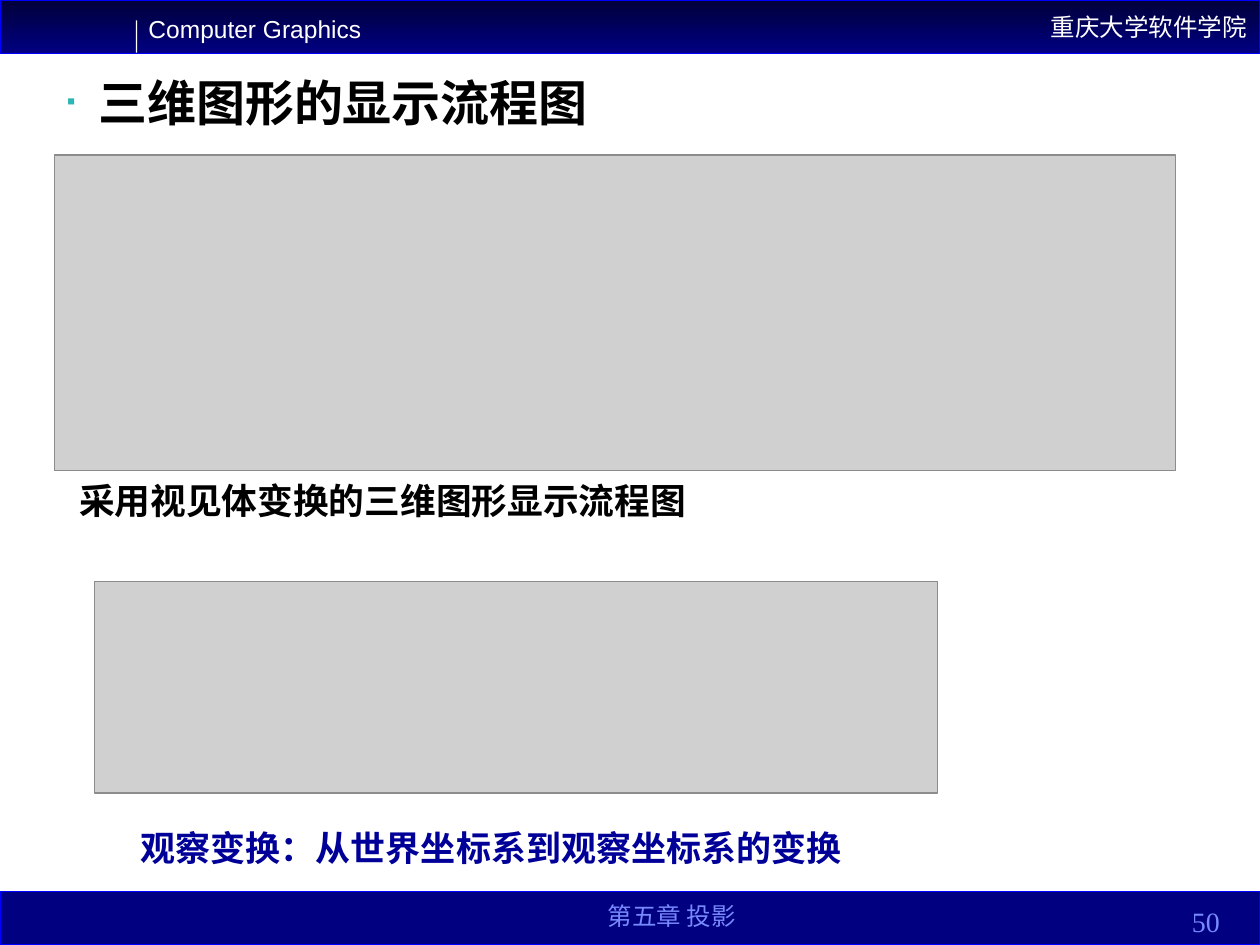
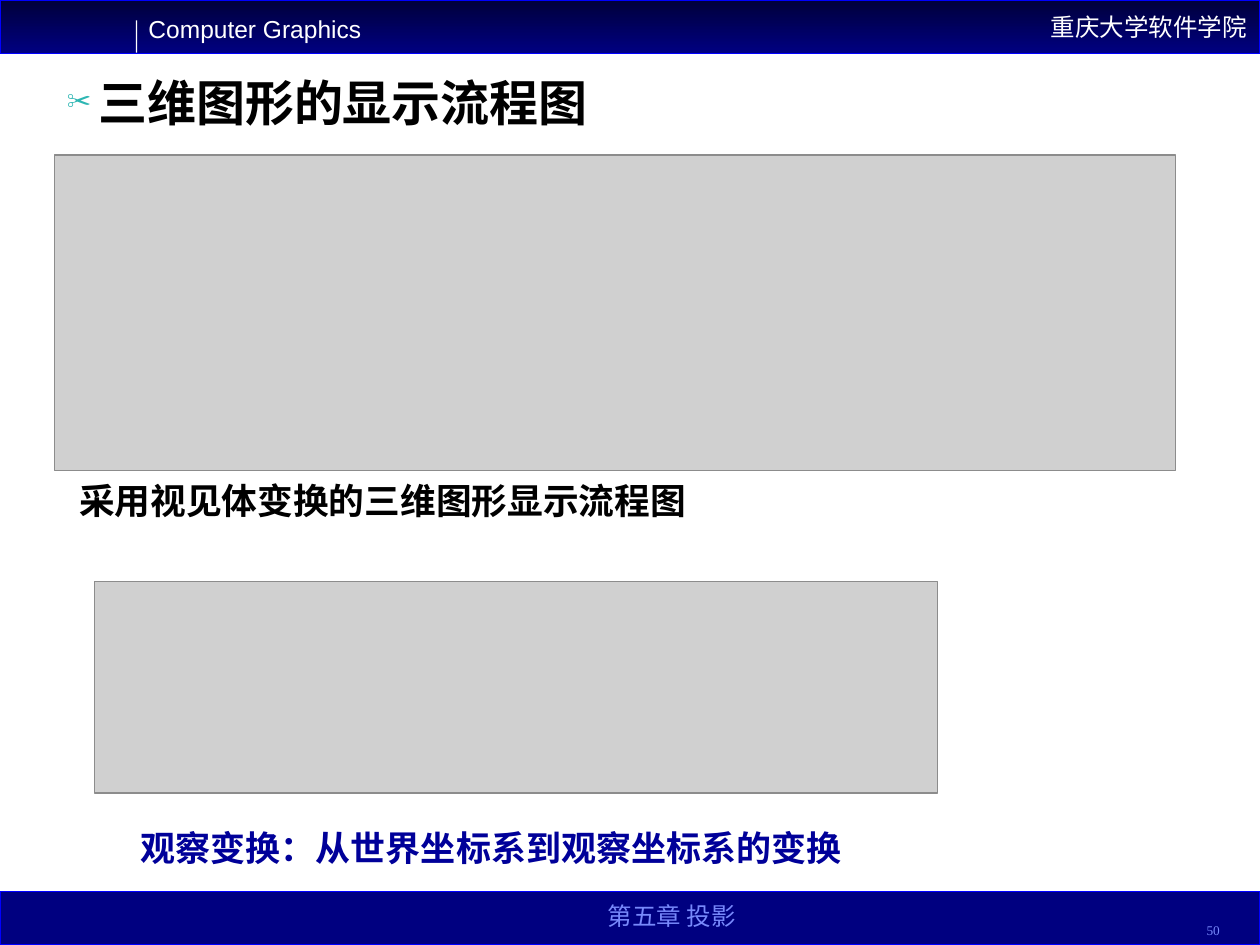
Before and after one commit to YYYYWD/Common, a slide deck: slide 50 of 大三上课件/计算机图形学/第五章.ppt. Drawn at 1260x945 pixels with LibreOffice and Linux fonts; fonts in the diff are those of the drawing; grey boxes stand for pictures. Boxes give left, top, right and bottom in pixels: in the first picture for what was removed or moved away, otherwise in the second. Text is boxed around its words. In the diff, an @@ line names an element or a change of style, - is before the commit and + after.

```diff
--- a/大三上课件/计算机图形学/第五章.ppt
+++ b/大三上课件/计算机图形学/第五章.ppt
@@ text "三维图形的显示流程图" at (98, 79, 587, 126): bullet ▪ to ✂ @@
@@ page number at (1207, 926, 1220, 935): size 16 to 7.6 pt; line spacing 1 to 0.8 @@
```
Also in this commit, not shown: 3 other slides changed, 51 other files.
